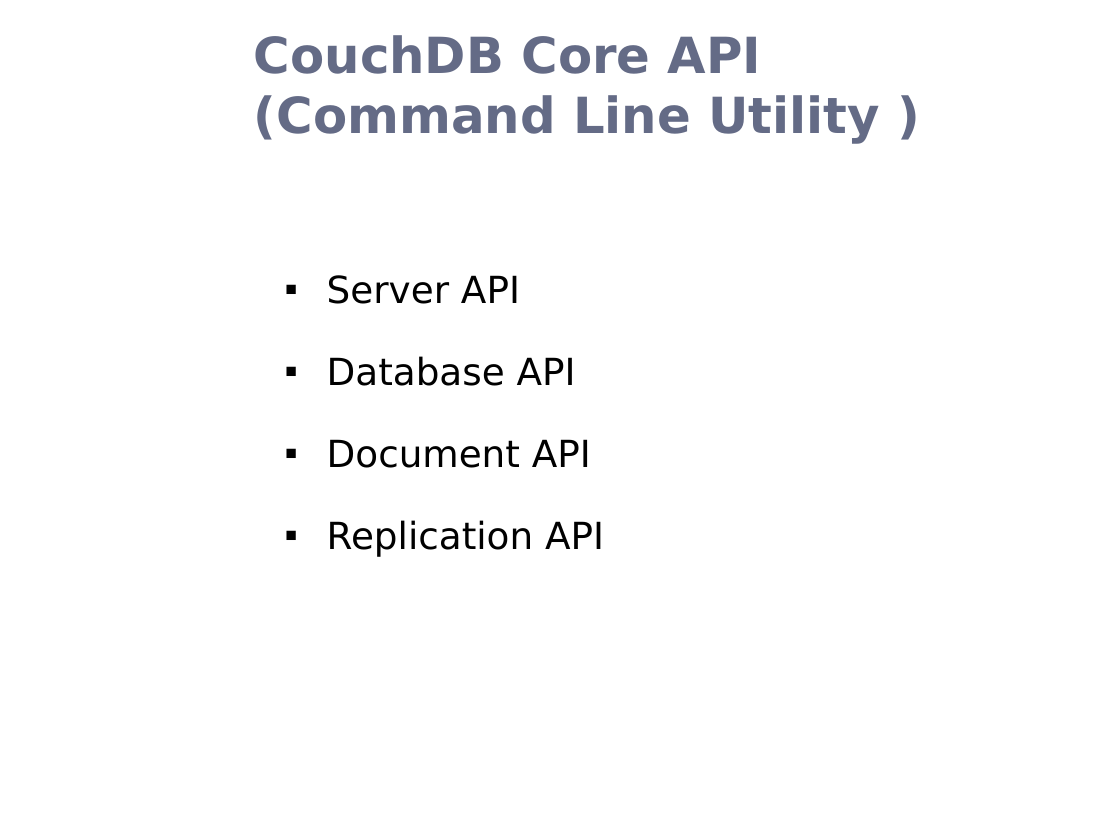
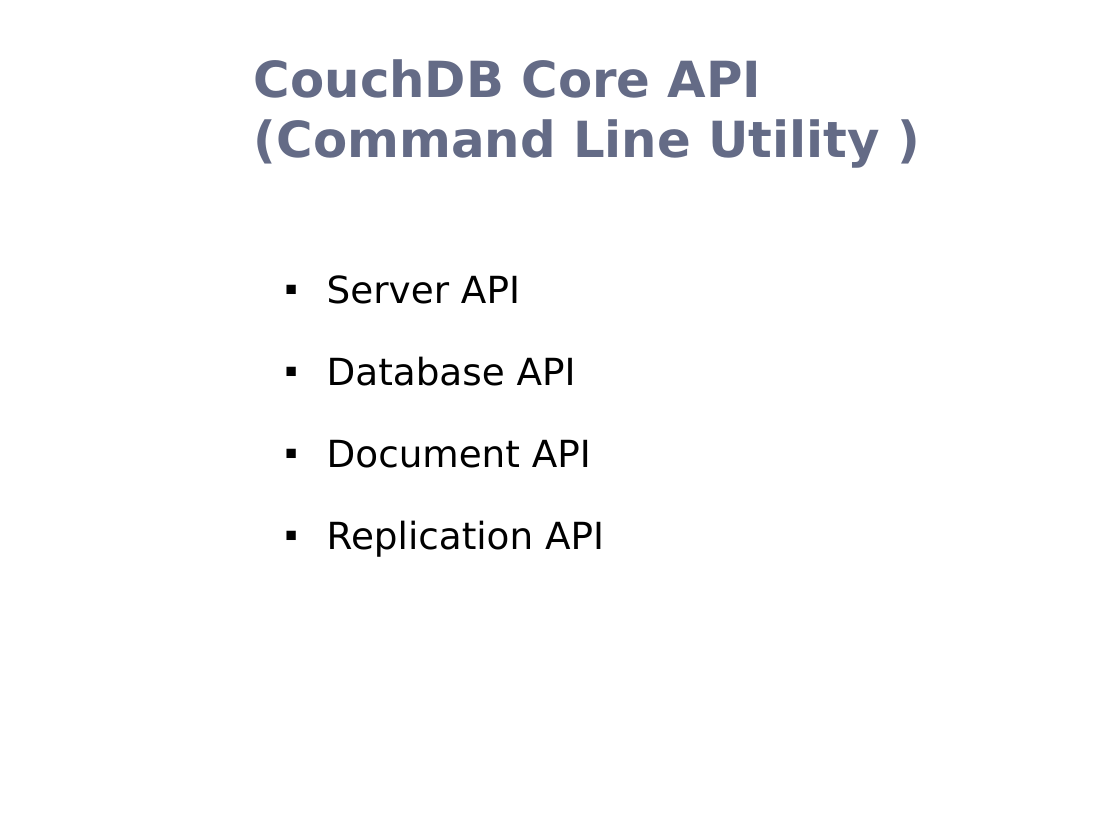
Before and after one commit to rohanz1993/Team_9_Heroku_Shopping_Cart_-_AWS_NoSQL_Service, a slide deck: slide 5 of Donita/CouchDB.pptx. Drawn at 1120x840 pixels with LibreOffice and Linux fonts; fonts in the diff are those of the drawing; background and template pictures are left out. Boxes give left, top, right and bottom in pixels: in the first picture for what was removed or moved away, otherwise in the second. Text is boxed around its words. In the diff, an @@ line names an element or a change of style, - is before the commit and + after.

```diff
--- a/Donita/CouchDB.pptx
+++ b/Donita/CouchDB.pptx
@@ title "CouchDB Core API (Command Line ...": place and size @@
-title "CouchDB Core API (Command Line ..." at box(254, 35, 881, 144)
+title "CouchDB Core API (Command Line ..." at box(254, 59, 881, 168)
```
Also in this commit, not shown: 7 other slides changed, 2 slides added.
